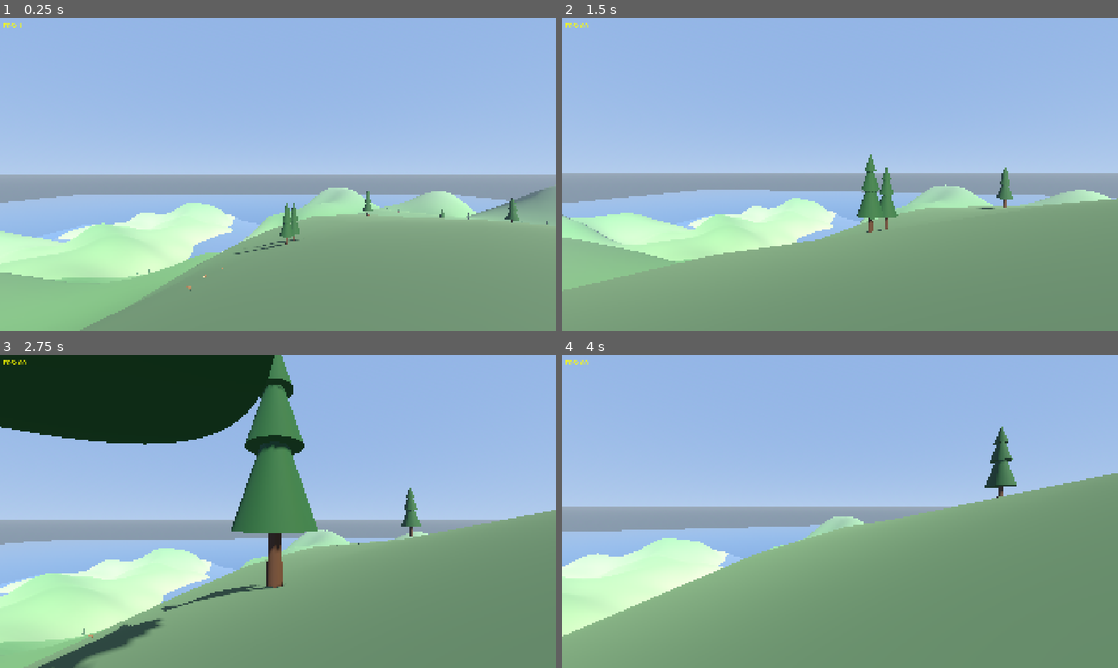
Above: before the commit, frames 1-4 (two rows, left to right).
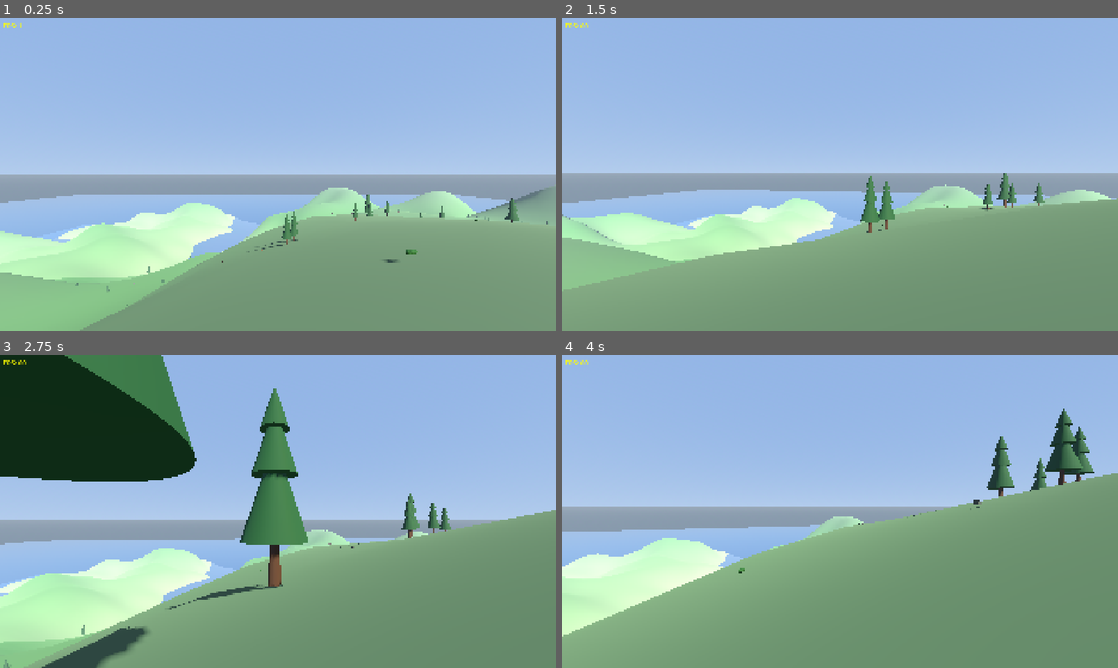
Above: after the commit, the same moments.

Repository: gfeyer/games
Game: Godot game, scene res://main.tscn
Same seed, same stepped clock (60 frames per second), same inputs: the game is played once before the commit and once after it.
Inputs (mouse positions are in pixels of both pictures, inside the frame that each line leads up to):
- Up to frame 1 (0.25 s): no input
- Up to frame 2 (1.5 s): move the mouse to (867, 174) at 0.52 s; hold Shift (sprint) 0.53-1.28 s; hold W (move_forward) from 0.53 s (still down); tap Space (jump) at 0.77 s; move the mouse to (812, 174) at 1.27 s; tap Shift (sprint) at 1.35 s
- Up to frame 3 (2.75 s): keep holding W (move_forward); tap Space (jump) at 1.52 s; move the mouse to (289, 505) at 2.02 s; hold Shift (sprint) from 2.03 s (still down)
- Up to frame 4 (4 s): keep holding W (move_forward); move the mouse to (834, 517) at 2.77 s; release Shift (sprint) at 2.78 s; tap Shift (sprint) at 2.85 s; tap Space (jump) at 3.02, 3.77 s; move the mouse to (878, 514) at 3.52 s; hold Shift (sprint) from 3.53 s (still down)

The runs differ from the first frame. In frame 1, 0.4% of the frame differs, in the area x 13-88%, y 55-92%; in frame 2, 0.8%; in frame 3, 15%, in the area x 0-82%, y 0-100%; in frame 4, 1.5%.

Commit message:
refinement

Diff:
--- a/procedural-island/fauna/fauna_spawner.gd
+++ b/procedural-island/fauna/fauna_spawner.gd
@@ -3,9 +3,9 @@
 
 ## Spawns and manages animals across the terrain
 
-@export var spawn_radius: float = 50.0  # Radius around player to maintain animals
-@export var max_deer: int = 10
-@export var spawn_interval: float = 2.0  # Seconds between spawn attempts
+@export var spawn_radius: float = 80.0  # Radius around player to maintain animals
+@export var max_deer: int = 25
+@export var spawn_interval: float = 1.0  # Seconds between spawn attempts
 
 # Scene references
 var deer_scene: PackedScene
@@ -36,7 +36,7 @@
 
 func _initial_spawn() -> void:
 	# Initial spawn of some animals
-	for i in range(5):
+	for i in range(10):
 		spawn_deer()
 
 func _process(delta: float) -> void:
--- a/procedural-island/vegetation/vegetation_spawner.gd
+++ b/procedural-island/vegetation/vegetation_spawner.gd
@@ -8,10 +8,10 @@
 @export var unload_distance: int = 3
 
 # Density settings (items per chunk)
-@export var trees_per_chunk: int = 10
-@export var bushes_per_chunk: int = 15
-@export var rocks_per_chunk: int = 5
-@export var flowers_per_chunk: int = 20
+@export var trees_per_chunk: int = 25
+@export var bushes_per_chunk: int = 30
+@export var rocks_per_chunk: int = 15
+@export var flowers_per_chunk: int = 40
 @export var enable_grass: bool = false  # Disabled for performance
 
 # Scene references
